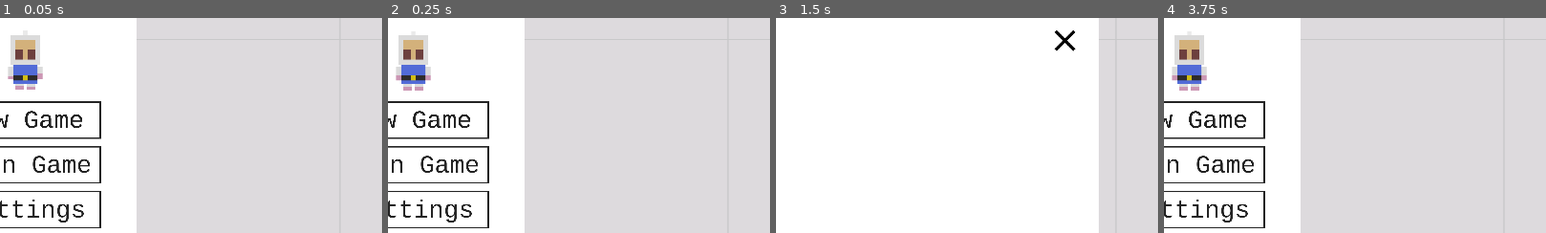
Above: before the commit, frames 1-4 (left to right).
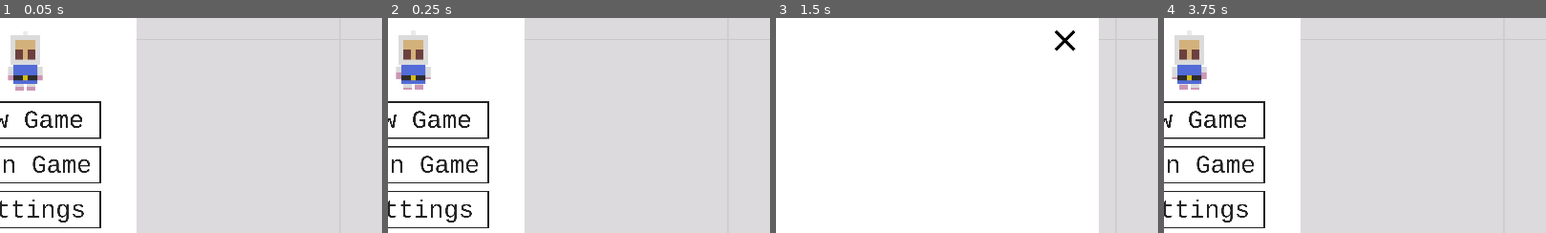
Above: after the commit, the same moments.

Repository: AmarOk1412/Eksplode.re
Game: Godot game, scene res://src/Lobby.tscn
Same seed, same stepped clock (60 frames per second), same inputs: the game is played once before the commit and once after it. Sound files missing from this copy of the repository are replaced by a short silence.
Inputs (mouse positions are % of the whole screen's width and height, from its top left):
- Up to frame 1 (0.05 s): no input
- Up to frame 2 (0.25 s): no input
- Up to frame 3 (1.5 s): tap Enter (ui_accept) at 0.5, 0.77, 0.8, 1.07 s; move the mouse to (72, 45) at 0.52 s; hold Right (ui_right) 0.53-1.25 s; tap Ctrl (ui_second_action) at 0.6 s; click (72, 45) at 0.67 s; click (50, 37) at 1.25 s
- Up to frame 4 (3.75 s): click (85, 81) at 2 s; click (85, 81) at 2.75 s; click (85, 19) at 3.5 s
The pictures show only the part of the screen within x 47-97%, y 13-63%; the shares and areas given below are measured in that part.

The runs differ from the first frame. In frame 1, less than 0.1% of the frame differs, in the area x 2-12%, y 25-34%; in frame 2, 0.1%; in frame 3, nothing differs; in frame 4, 0.1%.
Error in both runs: Assertion failed. (res://src/gamestate.gd:117)

Commit message:
android: add controls
Issue: #5

Diff:
--- a/src/Game.gd
+++ b/src/Game.gd
@@ -94,6 +94,9 @@
 func _ready():
 	$GameTrack.play()
 	$NodeWinningLabel.hide()
+	$PushButton.hide()
+	if OS.get_name() != "Android":
+		$DropButton.hide()
 
 func start_track(track):
 	$GameTrack.stop()
@@ -104,3 +107,13 @@
 func _on_LeaveButton_pressed():
 	get_tree().get_root().get_node("Lobby").show_lobby()
 	queue_free()
+
+func _on_DropButton_pressed():
+	for player in get_tree().get_nodes_in_group("Player"):
+		if get_tree().get_network_unique_id() == player.get_network_master():
+			player.announce_drop()
+
+func _on_PushButton_pressed():
+	for player in get_tree().get_nodes_in_group("Player"):
+		if get_tree().get_network_unique_id() == player.get_network_master():
+			player.announce_push()
--- a/src/Game.tscn
+++ b/src/Game.tscn
@@ -9,11 +9,8 @@
 [ext_resource path="res://src/GameTimer.gd" type="Script" id=7]
 [ext_resource path="res://Media/Sprites/Buttons/close.png" type="Texture" id=8]
 [ext_resource path="res://Media/Sprites/Lobby/bg.png" type="Texture" id=9]
-
-
-
-
-
+[ext_resource path="res://Media/Sprites/Items/moreBomb.png" type="Texture" id=10]
+[ext_resource path="res://Media/Sprites/Items/blueglove.png" type="Texture" id=11]
 
 [sub_resource type="ConvexPolygonShape2D" id=1]
 points = PoolVector2Array( 0, 0, 120, 0, 120, 120, 0, 120 )
@@ -60,8 +57,11 @@
 [sub_resource type="ConvexPolygonShape2D" id=15]
 points = PoolVector2Array( 0, 0, 120, 0, 120, 120, 0, 120 )
 
+[sub_resource type="ConvexPolygonShape2D" id=16]
+points = PoolVector2Array( 0, 0, 116, 0, 116, 116, 0, 116 )
+
 [sub_resource type="ConvexPolygonShape2D" id=17]
-points = PoolVector2Array( 0, 0, 116, 0, 116, 116, 0, 116 )
+points = PoolVector2Array( 0, 0, 120, 0, 120, 120, 0, 120 )
 
 [sub_resource type="ConvexPolygonShape2D" id=18]
 points = PoolVector2Array( 0, 0, 120, 0, 120, 120, 0, 120 )
@@ -69,10 +69,7 @@
 [sub_resource type="ConvexPolygonShape2D" id=19]
 points = PoolVector2Array( 0, 0, 120, 0, 120, 120, 0, 120 )
 
-[sub_resource type="ConvexPolygonShape2D" id=20]
-points = PoolVector2Array( 0, 0, 120, 0, 120, 120, 0, 120 )
-
-[sub_resource type="TileSet" id=21]
+[sub_resource type="TileSet" id=20]
 3/name = "tile.png 3"
 3/texture = ExtResource( 2 )
 3/tex_offset = Vector2( 0, 0 )
@@ -556,5 +553,21 @@
 texture = ExtResource( 9 )
 region_enabled = true
 region_rect = Rect2( 0, 0, 3200, 2000 )
+
+[node name="DropButton" type="TextureButton" parent="."]
+margin_left = 2240.0
+margin_top = 640.0
+margin_right = 2360.0
+margin_bottom = 760.0
+texture_normal = ExtResource( 10 )
+
+[node name="PushButton" type="TextureButton" parent="."]
+margin_left = 2240.0
+margin_top = 800.0
+margin_right = 2360.0
+margin_bottom = 920.0
+texture_normal = ExtResource( 11 )
 [connection signal="timeout" from="GameTimer/ms" to="GameTimer" method="_on_ms_timeout"]
 [connection signal="pressed" from="NodeWinningLabel/LeaveButton" to="." method="_on_LeaveButton_pressed"]
+[connection signal="pressed" from="DropButton" to="." method="_on_DropButton_pressed"]
+[connection signal="pressed" from="PushButton" to="." method="_on_PushButton_pressed"]
--- a/src/Item.gd
+++ b/src/Item.gd
@@ -69,6 +69,8 @@
 		elif type == 2:
 			body.bombs += 1
 		elif type == 3:
+			if body.get_network_master() == get_tree().get_network_unique_id() and OS.get_name() == "Android":
+				get_tree().get_root().get_node("Game").get_node("PushButton").show()
 			body.pushBombs = true
 		elif type == 4:
 			body.speed += 100
--- a/src/Lobby.gd
+++ b/src/Lobby.gd
@@ -85,6 +85,8 @@
 		gamestate.join_game(self.player_name, address[0])
 
 func _input(ev):
+	if not self.is_visible_in_tree():
+		return
 	if len(gamestate.players) == 0:
 		return
 	if get_tree().get_network_unique_id() == 0:
@@ -94,6 +96,8 @@
 	if Input.is_action_just_pressed("ui_left"):
 		idx = (idx - 1 + len(self.possibleTypes)) % len(self.possibleTypes)
 	elif Input.is_action_just_pressed("ui_right"):
+		idx = (idx + 1 + len(self.possibleTypes)) % len(self.possibleTypes)
+	elif ev is InputEventScreenTouch and ev.pressed:
 		idx = (idx + 1 + len(self.possibleTypes)) % len(self.possibleTypes)
 	rpc("change_character", get_tree().get_network_unique_id(), self.possibleTypes[idx])
 
--- a/src/Lobby.tscn
+++ b/src/Lobby.tscn
@@ -125,7 +125,7 @@
 position = Vector2( 150, 70 )
 scale = Vector2( 0.33, 0.33 )
 frames = SubResource( 3 )
-frame = 5
+frame = 7
 playing = true
 
 [node name="Settings" type="Panel" parent="."]
--- a/src/Player.gd
+++ b/src/Player.gd
@@ -79,16 +79,22 @@
 
 	if is_network_master():
 		if currentEffect == Effect.Inverted:
-			direction.x = Input.get_action_strength("ui_left") - Input.get_action_strength("ui_right")
-			direction.y = Input.get_action_strength("ui_up") - Input.get_action_strength("ui_down")
+			if self.timerDetection and not self.timerDetection.is_stopped():
+				direction = -1 * self.lastSwipe
+			else:
+				direction.x = Input.get_action_strength("ui_left") - Input.get_action_strength("ui_right")
+				direction.y = Input.get_action_strength("ui_up") - Input.get_action_strength("ui_down")
 			anim.flip_h = Input.is_action_pressed("ui_right") || lastDir == Direction.Left
 		else:
-			direction.x = Input.get_action_strength("ui_right") - Input.get_action_strength("ui_left")
-			direction.y = Input.get_action_strength("ui_down") - Input.get_action_strength("ui_up")
+			if self.timerDetection and not self.timerDetection.is_stopped():
+				direction = self.lastSwipe
+			else:
+				direction.x = Input.get_action_strength("ui_right") - Input.get_action_strength("ui_left")
+				direction.y = Input.get_action_strength("ui_down") - Input.get_action_strength("ui_up")
 			anim.flip_h = Input.is_action_pressed("ui_left") || lastDir == Direction.Left
 
 		if currentEffect == Effect.Flu:
-			rpc("drop", self)
+			rpc("drop", get_tree().get_network_unique_id())
 		# If input is digital, normalize it for diagonal movement
 		if abs(direction.x) == 1 and abs(direction.y) == 1:
 			direction = direction.normalized()
@@ -152,14 +158,42 @@
 			bomb.push(offsetVec*2)
 			break
 
+#################### Android
+
+var swipeStart = Vector2()
+var lastSwipe = Vector2()
+var timerDetection = null
+
+func set_swipe(direction):
+	if not self.timerDetection:
+		self.timerDetection = Timer.new()
+	if self.timerDetection.is_stopped():
+		self.timerDetection.start()
+	print(direction)
+	if abs(direction.x) < 0.1:
+		direction.x = 0
+	if abs(direction.y) < 0.1:
+		direction.y = 0
+	self.lastSwipe = direction.normalized()
+
+func end_detection():
+	if self.timerDetection:
+		self.timerDetection.stop()
+
 func _input(ev):
 	if self.finished:
 		return
 	if is_network_master():
-		if Input.is_action_just_pressed("ui_accept"):
-			rpc("drop", get_tree().get_network_unique_id())
-		if Input.is_action_just_pressed("ui_second_action"):
-			push()
+		if ev is InputEventScreenDrag:
+			set_swipe(ev.relative)
+		elif ev is InputEventScreenTouch:
+			if not ev.pressed:
+				end_detection()
+		else:
+			if Input.is_action_just_pressed("ui_accept"):
+				rpc("drop", get_tree().get_network_unique_id())
+			if Input.is_action_just_pressed("ui_second_action"):
+				push()
 
 sync func drop(id):
 	if get_network_master() != id:
@@ -220,3 +254,14 @@
 	timerEffect.connect("timeout", self, "removeEffect")
 	add_child(timerEffect)
 	timerEffect.start(EFFECT_DURATION)
+
+func announce_push():
+	if self.finished:
+		return
+	if is_network_master():
+		push()
+
+func announce_drop():
+	if self.finished:
+		return
+	rpc("drop", get_tree().get_network_unique_id())
Not shown: 10 places in src/Game.tscn that only renumber resources
Not shown, changed: README.md
